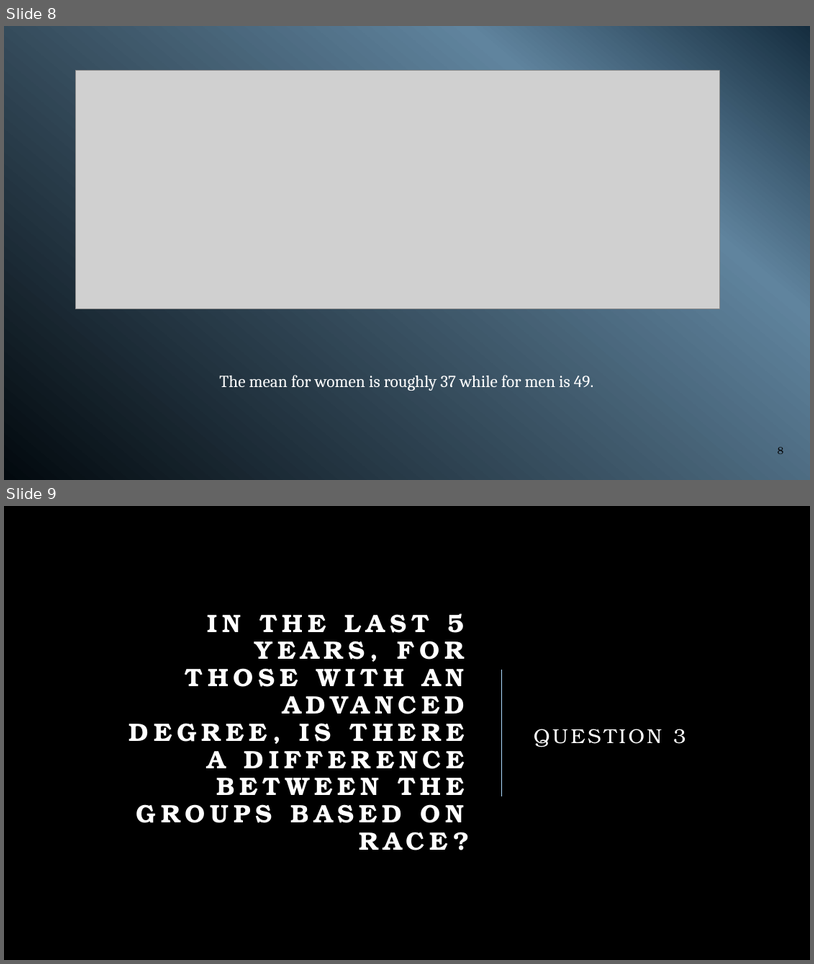
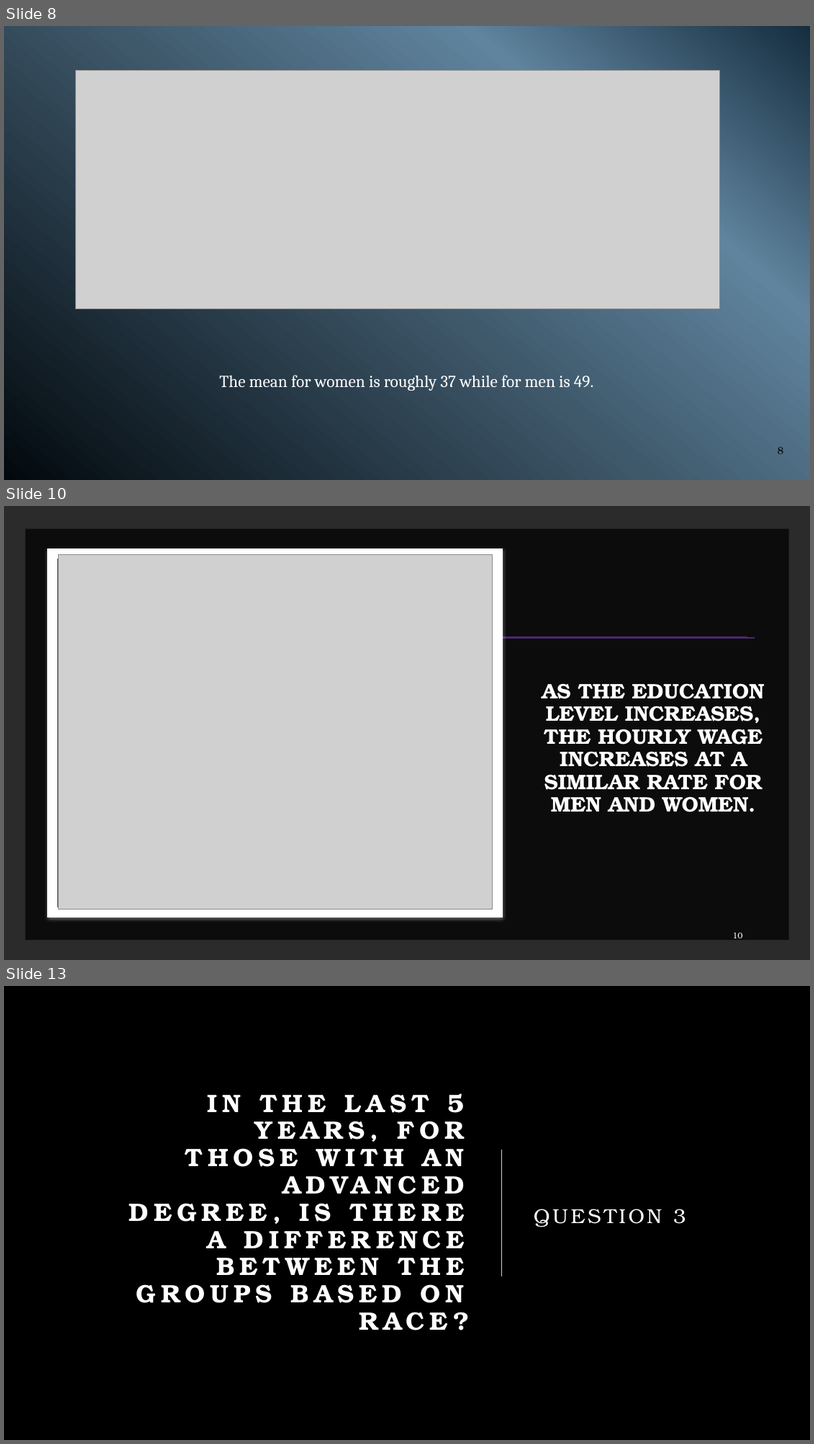
Before and after one commit to Crashapple/Project_1, a slide deck: Project1 Slide Deck.pptx. Shown one above the other, each under a label of ours: slides 8 and 9 before the commit, slides 8, 10 and 13 after it; the slides between them are not shown. The pictures are 814x964 and 814x1444 pixels, drawn with LibreOffice and Linux fonts; fonts in the diff are those of the drawing; grey boxes stand for pictures; background and template pictures are left out; a plain dark background stands for a picture behind light text. Boxes give left, top, right and bottom in pixels: in the first picture for what was removed or moved away, otherwise in the second. Text is boxed around its words. In the diff, an @@ line names an element or a change of style, - is before the commit and + after.

```diff
--- a/Project1 Slide Deck.pptx
+++ b/Project1 Slide Deck.pptx
@@ slide 10 added at <box>4,506,810,960</box>, background picture (left out) @@
@@ rectangle added at <box>25,529,790,939</box>, fill #000000 at 70% opacity @@
@@ rectangle added at <box>54,554,496,911</box>, fill #FFFFFF, outline #FFFFFF 15 pt @@
@@ rectangle added at <box>58,559,492,906</box>, outline #2A5B7F 1 pt @@
@@ picture added at <box>58,554,492,909</box> @@
@@ line added from (57, 638) to (756, 638), #DE9C3C 2 pt @@
@@ line added from (57, 637) to (748, 637), #DE9C3C 2 pt @@
@@ title added at <box>542,683,765,812</box>, 25 pt, text #FFFFFF, bold @@
+AS THE EDUCATION LEVEL INCREASES, THE HOURLY WAGE INCREASES AT A SIMILAR RATE FOR MEN AND WOMEN.
@@ page number added at <box>733,932,743,938</box>, 10 pt, text #FFFFFF @@
+10
@@ what was slide 9 is now slide 13 @@
```
Also in this commit, not shown: 4 other slides added.
